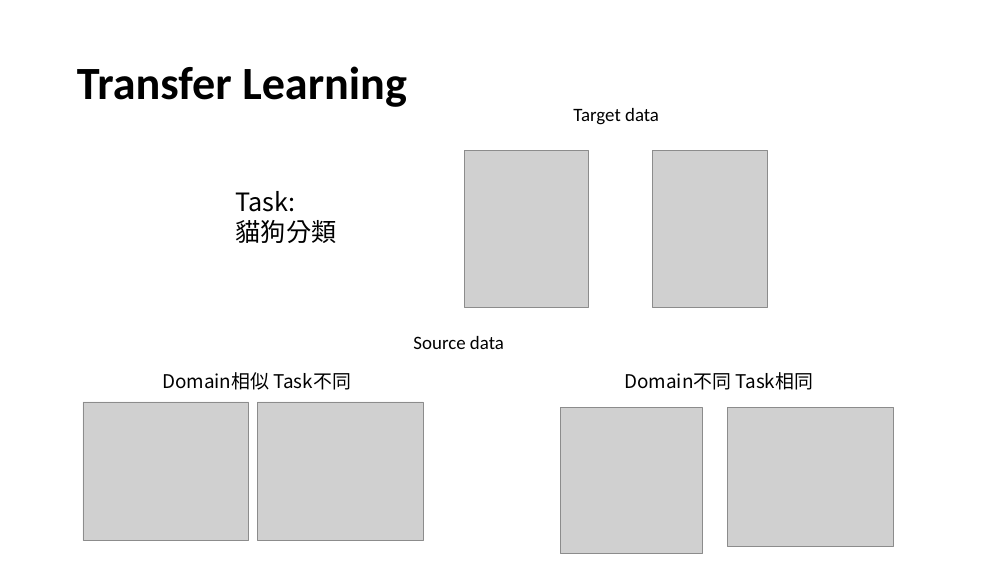
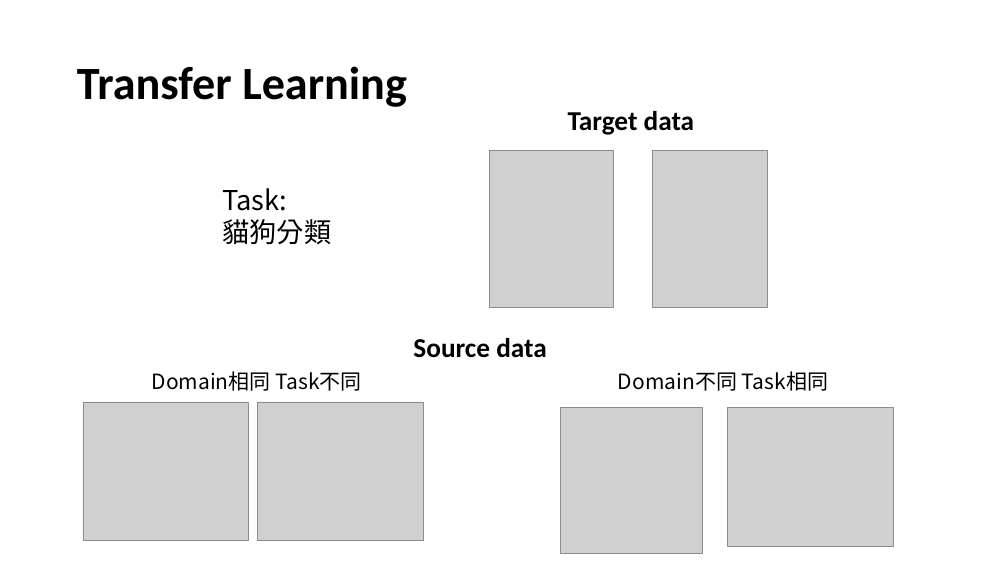
Before and after one commit to alicebook12220/yolov4_python, a slide deck: slide 2 of DA.pptx. Drawn at 1008x567 pixels with LibreOffice and Linux fonts; fonts in the diff are those of the drawing; grey boxes stand for pictures. Boxes give left, top, right and bottom in pixels: in the first picture for what was removed or moved away, otherwise in the second. Text is boxed around its words. In the diff, an @@ line names an element or a change of style, - is before the commit and + after.

```diff
--- a/DA.pptx
+++ b/DA.pptx
@@ text "Target data" at <box>568,111,695,135</box>: size 18 to 26 pt, bold on @@
@@ text "Task:": place and size @@
-text "Task:" at <box>236,191,337,243</box>
+text "Task:" at <box>222,188,331,244</box>
@@ text "Task:" at <box>222,188,331,244</box>: size 24 to 26 pt @@
@@ picture: place and size @@
-picture at <box>464,150,588,307</box>
+picture at <box>490,150,614,307</box>
@@ text "Source data" at <box>413,338,547,358</box>: size 18 to 26 pt, bold on @@
@@ text at <box>152,371,362,391</box>: text changed; size 18 to 20 pt @@
-Domain相似 Task不同
+Domain相同 Task不同
@@ text "Domain不同 Task相同" at <box>618,371,828,391</box>: size 18 to 20 pt @@
```
Also in this commit, not shown: 12 other slides changed, 4 slides added.
